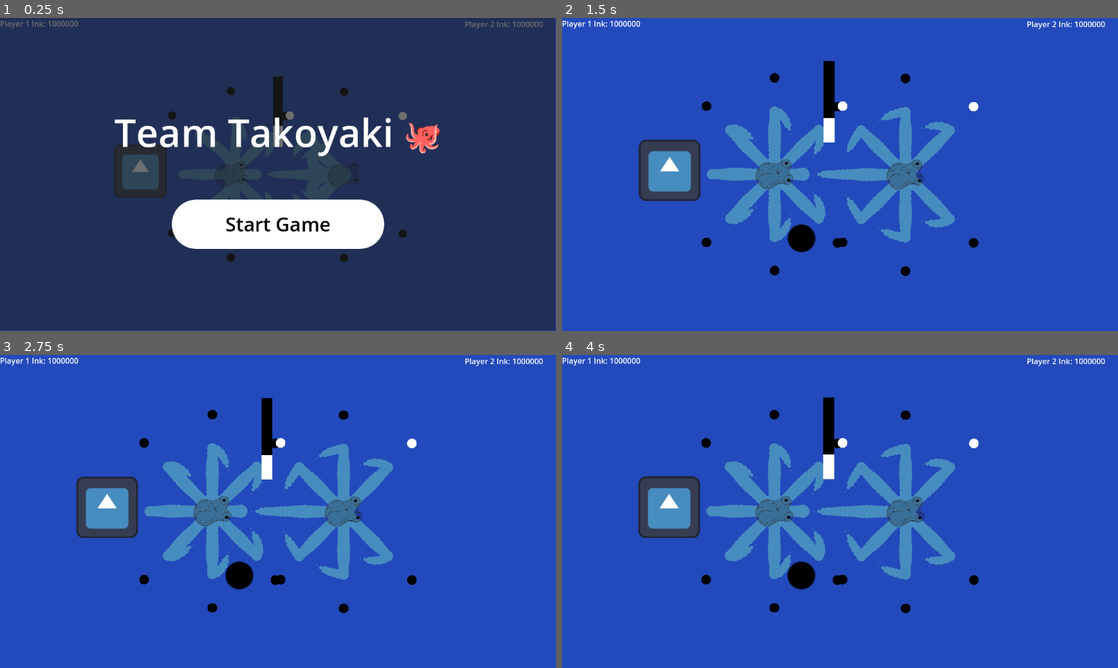
Above: before the commit, frames 1-4 (two rows, left to right).
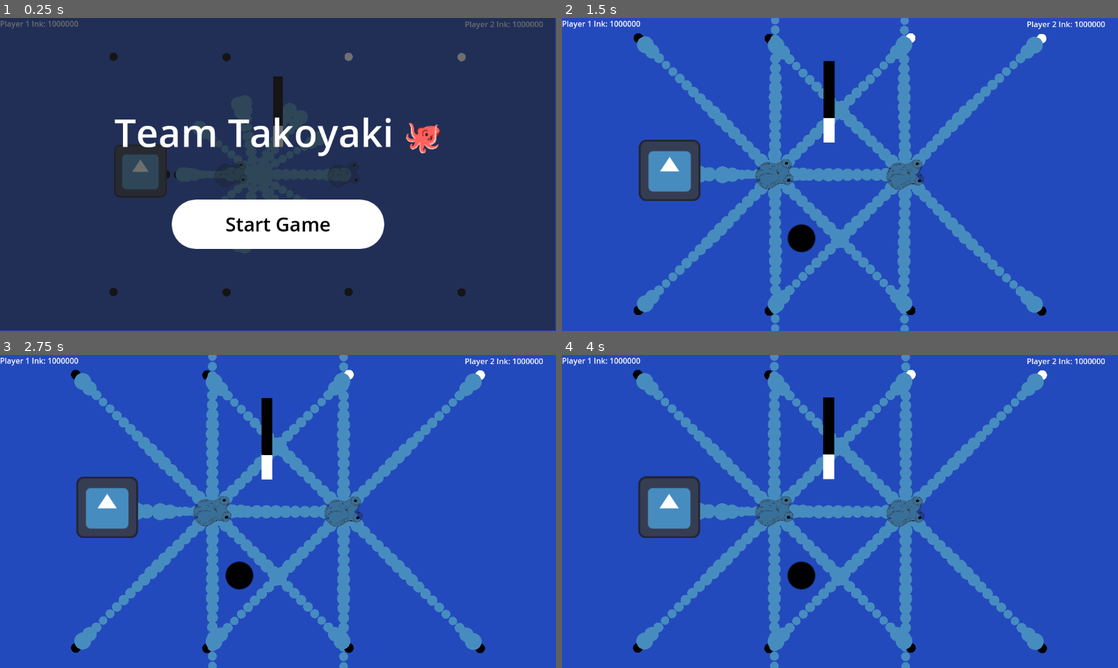
Above: after the commit, the same moments.

Repository: kam-zhan-yue/cissa-gmc-jam
Game: Godot game, scene res://scenes/main.tscn
Same seed, same stepped clock (60 frames per second), same inputs: the game is played once before the commit and once after it. The engine's default icon, where the game draws it, is replaced by a stand-in: a white triangle on a blue panel in a dark square.
Inputs (mouse positions are in pixels of both pictures, inside the frame that each line leads up to):
- Up to frame 1 (0.25 s): no input
- Up to frame 2 (1.5 s): click "Start Game" at 0.5 s; move the mouse to (962, 158) at 1.27 s
- Up to frame 3 (2.75 s): move the mouse to (166, 527) at 2.02 s
- Up to frame 4 (4 s): tap Enter at 2.75 s; move the mouse to (895, 442) at 2.77 s; tap Space at 3.5 s; move the mouse to (812, 574) at 3.52 s

The runs differ from the first frame. In frame 1, 0.6% of the frame differs, in the area x 19-84%, y 11-90%; in frame 2, 9.2%; in frame 3, 9.2%; in frame 4, 9.3%, in the area x 12-88%, y 0-100%.

Commit message:
feat: start on pulling back

Diff:
--- a/resources/game_settings.tres
+++ b/resources/game_settings.tres
@@ -7,7 +7,7 @@
 point_count = 3
 
 [sub_resource type="Curve" id="Curve_ks8vh"]
-_data = [Vector2(0, 0.884664), 0.0, 0.0, 0, 0, Vector2(0.251244, 0.604563), 0.0, 0.0, 0, 0, Vector2(0.465174, 0.689692), 0.0, 0.0, 0, 0, Vector2(0.651741, 0.549641), 0.0, 0.0, 0, 0, Vector2(0.863184, 0.437051), 0.0, 0.0, 0, 0, Vector2(1, 0.0553443), 0.0, 0.0, 0, 0]
+_data = [Vector2(0, 0.884664), 0.0, 0.0, 0, 0, Vector2(0.251244, 0.604563), 0.0, 0.0, 0, 0, Vector2(0.465174, 0.689692), 0.0, 0.0, 0, 0, Vector2(0.651741, 0.549641), 0.0, 0.0, 0, 0, Vector2(0.863184, 0.437051), 0.0, 0.0, 0, 0, Vector2(1, 0.870934), 0.0, 0.0, 0, 0]
 point_count = 6
 
 [resource]
--- a/scenes/main.tscn
+++ b/scenes/main.tscn
@@ -67,8 +67,8 @@
 
 [node name="Obstacle" type="StaticBody2D" parent="."]
 position = Vector2(-277, -8)
-collision_layer = 5
-collision_mask = 5
+collision_layer = 7
+collision_mask = 7
 
 [node name="Icon" type="Sprite2D" parent="Obstacle"]
 texture = ExtResource("9_85g3d")
--- a/scenes/octopus.tscn
+++ b/scenes/octopus.tscn
@@ -12,8 +12,8 @@
 radius = 25.0799
 
 [node name="Octopus" type="CharacterBody2D"]
-collision_layer = 3
-collision_mask = 3
+collision_layer = 2
+collision_mask = 2
 script = ExtResource("2_8jto7")
 
 [node name="Arms" type="Node2D" parent="."]
@@ -21,6 +21,7 @@
 
 [node name="PrimaryArm" parent="Arms" instance=ExtResource("2_fhwgg")]
 unique_name_in_owner = true
+use_mouse = null
 
 [node name="Arm1" parent="Arms" instance=ExtResource("2_ionst")]
 
--- /dev/null
+++ b/scenes/test.tscn
@@ -0,0 +1,70 @@
+[gd_scene load_steps=10 format=3 uid="uid://huwia6nni5xe"]
+
+[ext_resource type="Script" uid="uid://b5bjuui6xvw8m" path="res://scenes/octopus.gd" id="1_at5dv"]
+[ext_resource type="Script" uid="uid://2u61la2wa3b6" path="res://scripts/entities/arms.gd" id="2_jcd4p"]
+[ext_resource type="PackedScene" uid="uid://2cb2en20eh7j" path="res://scenes/primary_arm.tscn" id="3_uacia"]
+[ext_resource type="Script" uid="uid://c1sjojls8aoq6" path="res://scripts/entities/body.gd" id="5_ajshl"]
+[ext_resource type="Texture2D" uid="uid://dbgptxvxx1tbn" path="res://art/octopushead20.png" id="6_ghpyy"]
+[ext_resource type="Script" path="res://scripts/ui/timer_popup.gd" id="7_44saj"]
+[ext_resource type="Texture2D" uid="uid://b58a50e60p4fd" path="res://icon.svg" id="7_at5dv"]
+
+[sub_resource type="RectangleShape2D" id="RectangleShape2D_jcd4p"]
+size = Vector2(126, 125)
+
+[sub_resource type="CircleShape2D" id="CircleShape2D_fhwgg"]
+radius = 25.0799
+
+[node name="Test" type="Node2D"]
+
+[node name="Obstacle" type="StaticBody2D" parent="."]
+position = Vector2(157, 96)
+scale = Vector2(0.2, 0.2)
+collision_layer = 7
+collision_mask = 7
+
+[node name="Icon" type="Sprite2D" parent="Obstacle"]
+texture = ExtResource("7_at5dv")
+
+[node name="CollisionShape2D" type="CollisionShape2D" parent="Obstacle"]
+position = Vector2(-1, 0.5)
+shape = SubResource("RectangleShape2D_jcd4p")
+
+[node name="Octopus" type="CharacterBody2D" parent="."]
+collision_layer = 2
+collision_mask = 2
+script = ExtResource("1_at5dv")
+
+[node name="Arms" type="Node2D" parent="Octopus"]
+script = ExtResource("2_jcd4p")
+
+[node name="PrimaryArm" parent="Octopus/Arms" instance=ExtResource("3_uacia")]
+unique_name_in_owner = true
+use_mouse = null
+
+[node name="Body" type="Node2D" parent="Octopus"]
+script = ExtResource("5_ajshl")
+
+[node name="Head" type="Node2D" parent="Octopus/Body"]
+scale = Vector2(0.2, 0.2)
+
+[node name="Head" type="Sprite2D" parent="Octopus/Body/Head"]
+position = Vector2(0, -1)
+texture = ExtResource("6_ghpyy")
+
+[node name="CollisionShape2D" type="CollisionShape2D" parent="Octopus"]
+shape = SubResource("CircleShape2D_fhwgg")
+
+[node name="Control" type="Control" parent="Octopus"]
+layout_mode = 3
+anchors_preset = 0
+offset_right = 40.0
+offset_bottom = 40.0
+script = ExtResource("7_44saj")
+
+[node name="RichTextLabel" type="RichTextLabel" parent="Octopus/Control"]
+layout_mode = 0
+offset_left = -14.0
+offset_top = -65.0
+offset_right = 20.0
+offset_bottom = -41.0
+text = "1.00"
--- a/scripts/entities/arm.gd
+++ b/scripts/entities/arm.gd
@@ -3,7 +3,7 @@
 
 var aim := Vector2.ZERO
 var target := Vector2.ZERO
-const MAX_REACH = 200.0
+const MAX_REACH = 400.0
 const DEFAULT_SPEED = 700.0
 
 var constraints: Array[Constraint] = []
@@ -11,7 +11,7 @@
 var arm_state := ARM_STATE.IDLE
 
 const TOTAL_NODES = 20
-const HAND_NODE = 7
+const HAND_NODE = 1
 const GAME_SETTINGS = preload("res://resources/game_settings.tres")
 var arm_speed := 0.0
 
@@ -19,6 +19,7 @@
 	IDLE,
 	SEARCHING,
 	AIMING,
+	PULLING_BACK,
 }
 
 func _ready() -> void:
@@ -59,6 +60,9 @@
 func reset_speed() -> void:
 	arm_speed = DEFAULT_SPEED
 
+func _pull_back() -> void:
+	arm_state = ARM_STATE.PULLING_BACK
+
 func _draw():
 	match arm_state:
 		ARM_STATE.IDLE:
@@ -67,17 +71,39 @@
 			# If we are searching, we want to go towards the aim
 			_draw_fabrik(self.aim, HAND_NODE)
 		ARM_STATE.AIMING:
+			#_draw_forwards()
 			# If we are moving around, we go towards the hand
 			_draw_fabrik(_get_end_position(), 1)
+		ARM_STATE.PULLING_BACK:
+			_process_forwards()
+
 
 func _draw_forwards() -> void:
 	_process_forwards()
 	_draw_constraints()
 
+
 func _draw_fabrik(end_point: Vector2, end_node: int) -> void:
 	_process_backwards(end_point, end_node)
 	_process_forwards()
+	#_process_constraints()
 	_draw_constraints()
+
+
+func _process_constraints() -> void:
+	for i in range(len(constraints) - 1):
+		if constraints[i].is_base:
+			print("Calling back ", i)
+			_process_constraints_recursive(i)
+
+func _process_constraints_recursive(start_index: int) -> void:
+	#constraints[start_index].position = _get_body_position()
+	draw_circle(constraints[start_index].position, constraints[start_index].radius, Color.RED)
+	for i in range(start_index, len(constraints) - 1):
+		var curr_node := constraints[i]
+		var next_node := constraints[i + 1]
+		_calculate_constraint(curr_node, next_node, true)
+
 
 func _process_backwards(end_point: Vector2, end_node: int) -> void:
 	var node_distance := Arm.MAX_REACH / len(constraints)
@@ -87,28 +113,39 @@
 	# We want to update all the constraint positions up to the first constraint
 	# We don't want to set the angle and direction of the first constraint
 	for i in range(len(constraints) - end_node, 0, -1):
+		var curr_node := constraints[i]
 		var next_node := constraints[i - 1]
-		var curr_node := constraints[i]
-		_calculate_constraint(curr_node, next_node)
+		_calculate_constraint(curr_node, next_node, false)
 
 func _process_forwards() -> void:
 	var node_distance := Arm.MAX_REACH / len(constraints)
 	# Set the start constraint to the origin
 	constraints[0].position = _get_body_position()
 	for i in range(len(constraints) - 1):
+		var curr_node := constraints[i]
 		var next_node := constraints[i + 1]
-		var curr_node := constraints[i]
-		_calculate_constraint(curr_node, next_node)
+		_calculate_constraint(curr_node, next_node, true)
 
-func _calculate_constraint(curr: Constraint, next: Constraint) -> void:
+func _calculate_constraint(curr: Constraint, next: Constraint, query_ray: bool) -> void:
+	var next_position := next.position
+
+	var space_state = get_world_2d().direct_space_state
+	var query = PhysicsRayQueryParameters2D.create(curr.position, next.position, Game.OBSTACLE_COLLISION_MASK)
+	var result = space_state.intersect_ray(query)
+	#if result and query_ray:
+		#next_position = result['position'] - global_position
+		#draw_circle(next_position, 5.0, Color.RED)
+		#next.is_base = true
+	#else:
+		#next.is_base = false
+
 	var node_distance := Arm.MAX_REACH / len(constraints)
-	var difference := next.position - curr.position
+	var difference := next_position - curr.position
 
 	# If the constraint is past the distance per node, we wanna lock it
 	if difference.length() >= node_distance:
 		var new_position := curr.position + difference.normalized() * node_distance
 		next.position = new_position
-
 
 func _draw_constraints() -> void:
 	for i in range(len(constraints)):
--- a/scripts/entities/arms.gd
+++ b/scripts/entities/arms.gd
@@ -39,6 +39,7 @@
 	queue_redraw()
 
 func get_positions() -> Array[Vector2]:
+	var space_state = get_world_2d().direct_space_state
 	var positions: Array[Vector2] = []
 	var target_direction = octopus.get_direction()
 	var player_angle := atan2(-target_direction.y, target_direction.x)
@@ -51,6 +52,13 @@
 		var x := Arm.MAX_REACH * cos(angle)
 		var y := Arm.MAX_REACH * sin(angle)
 		var target_pos = global_position + Vector2(x, -y)
+
+		# Look for an obstacle, if there is an obstacle, set the position to the result
+		var query = PhysicsRayQueryParameters2D.create(global_position, target_pos, Game.OBSTACLE_COLLISION_MASK)
+		var result = space_state.intersect_ray(query)
+		if result:
+			target_pos = result['position']
+
 		var difference = target_pos - arms[i].target
 		if difference.length() >= STRIDE_DISTANCE:
 			positions.append(target_pos)
--- a/scripts/entities/constraint.gd
+++ b/scripts/entities/constraint.gd
@@ -4,9 +4,10 @@
 var position: Vector2
 var radius: float
 var angle: float
+var is_base: bool
 
-
-func _init(p: Vector2 = Vector2.ZERO, r: float = 0.0, a: float = 0.0) -> void:
+func _init(p: Vector2 = Vector2.ZERO, r: float = 0.0, a: float = 0.0, b := false) -> void:
 	self.position = p
 	self.radius = r
 	self.angle = a
+	self.is_base = b
--- a/scripts/entities/primary_arm.gd
+++ b/scripts/entities/primary_arm.gd
@@ -67,15 +67,19 @@
 		self.target_position = self.target_position.normalized() * Arm.MAX_REACH
 
 func _process_movement(delta: float) -> void:
-	var next_hand_position = _get_next_hand_position(delta)
-	self.aim = next_hand_position
-	hand.global_position = _get_hand_position()
+	if not curr_aim:
+		self._pull_back()
+	else:
+		self.arm_state = ARM_STATE.SEARCHING
+		var next_hand_position = _get_next_hand_position(delta)
+		self.aim = next_hand_position
 
 func _get_next_hand_position(delta: float) -> Vector2:
 	var prev_hand_position = hand.global_position
 	var next_hand_position = self.aim.move_toward(self.target_position, delta * ARM_SPEED)
 	hand.global_position = _get_hand_position()
 	var bodies := hand.get_overlapping_bodies()
+
 	var can_move := true
 	for body in bodies:
 		if body is not Item:
@@ -83,9 +87,9 @@
 			break
 	if not can_move:
 		hand.global_position = prev_hand_position
-		print(str("Hand ", hand, " touching ", hand.get_overlapping_bodies()))
-		return prev_hand_position
-	return next_hand_position
+	hand.global_position = next_hand_position
+
+	return hand.global_position
 
 
 
--- a/scripts/game/game.gd
+++ b/scripts/game/game.gd
@@ -1,4 +1,6 @@
 extends Node
+
+const OBSTACLE_COLLISION_MASK = 1
 
 signal on_killzone_enter(player_id: int)
 signal on_killzone_exit(player_id: int)
